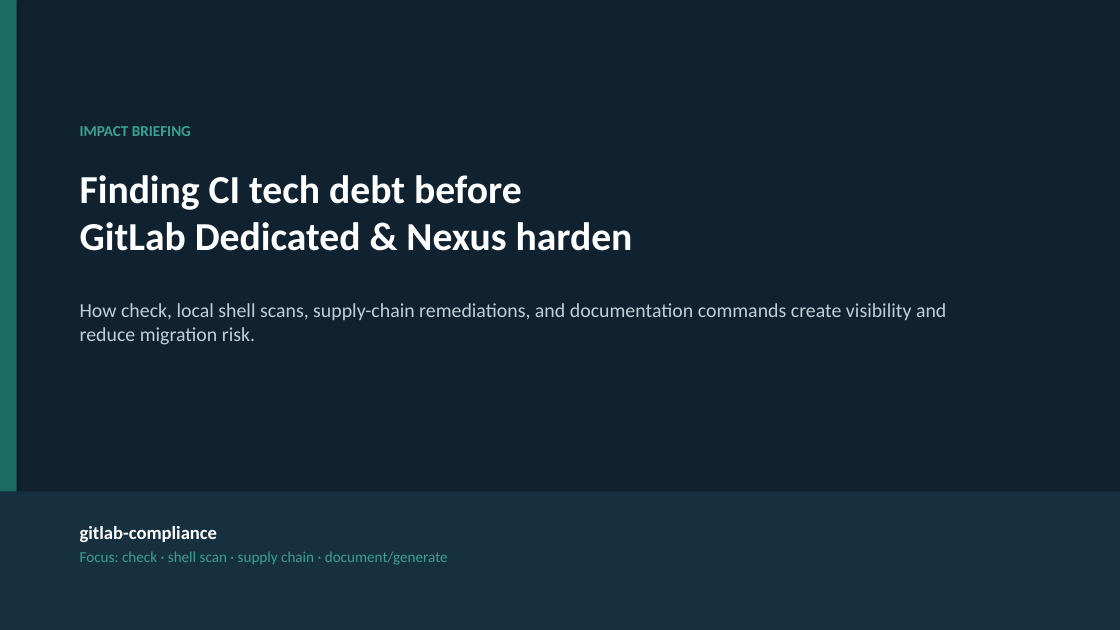
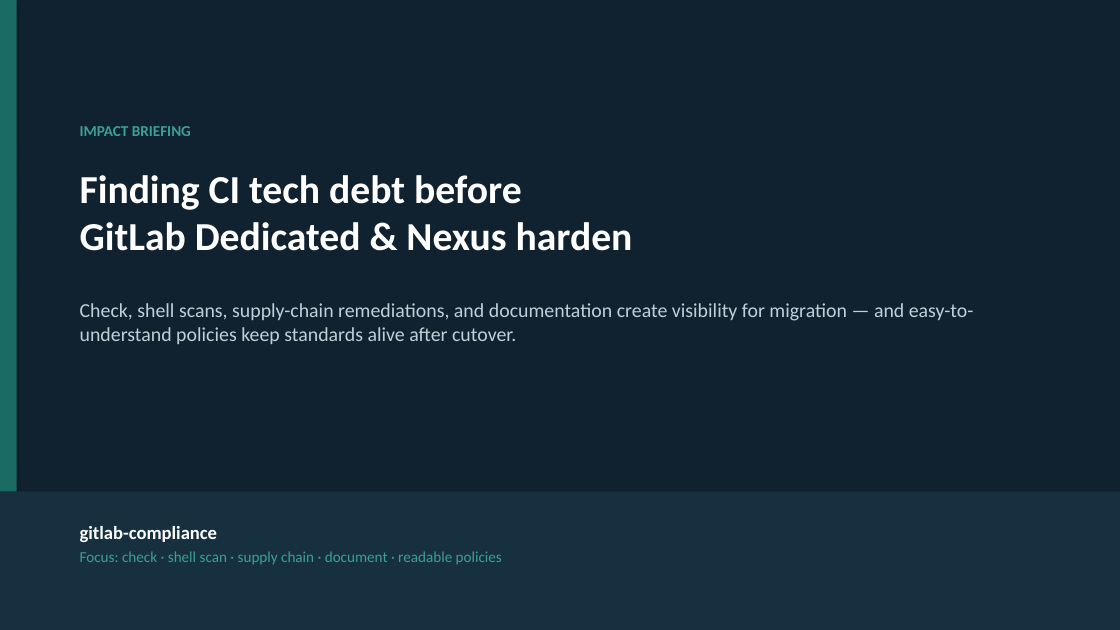
Before and after one commit to MaturityBuilder/gitlab-compliance, a slide deck: slide 1 of docs/presentations/gitlab-compliance-dedicated-nexus-impact.pptx. Drawn at 1120x630 pixels with LibreOffice and Linux fonts; fonts in the diff are those of the drawing. Boxes give left, top, right and bottom in pixels: in the first picture for what was removed or moved away, otherwise in the second. Text is boxed around its words. In the diff, an @@ line names an element or a change of style, - is before the commit and + after.

```diff
--- a/docs/presentations/gitlab-compliance-dedicated-nexus-impact.pptx
+++ b/docs/presentations/gitlab-compliance-dedicated-nexus-impact.pptx
@@ text at [80, 303, 973, 344]: text changed @@
-How check, local shell scans, supply-chain remediations, and documentation commands create visibility and reduce migration risk.
+Check, shell scans, supply-chain remediations, and documentation create visibility for migration — and easy-to-understand policies keep standards alive after cutover.
@@ text at [80, 551, 502, 565]: text changed @@
-Focus: check · shell scan · supply chain · document/generate
+Focus: check · shell scan · supply chain · document · readable policies
```
Also in this commit, not shown: 14 other slides changed, 1 slide added, 2 other files.
